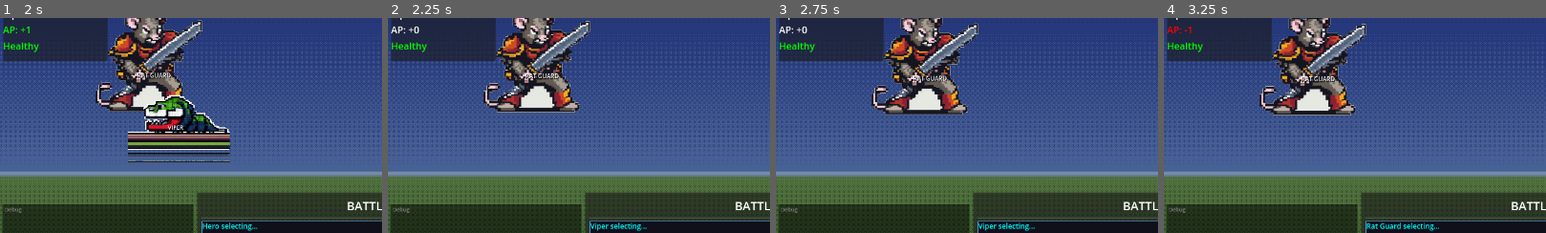
Above: before the commit, frames 1-4 (left to right).
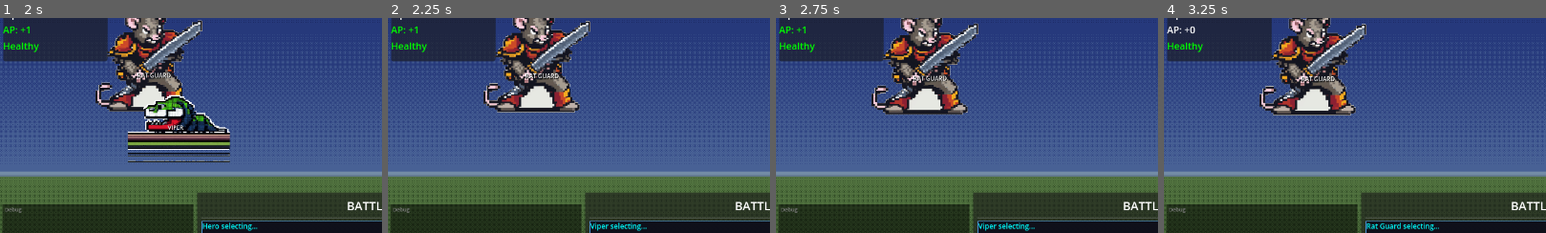
Above: after the commit, the same moments.

Repository: struktured-labs/cowardly-irregular
Game: Godot game, scene res://src/battle/BattleScene.tscn
Same seed, same stepped clock (60 frames per second), same inputs: the game is played once before the commit and once after it. This scene is started directly instead of the project's main scene.
Inputs (mouse positions are % of the whole screen's width and height, from its top left):
- Up to frame 1 (2 s): tap Enter at 0.5 s; move the mouse to (72, 45) at 0.52 s; hold Right (ui_right) 0.53-1.25 s; hold R (battle_advance) 0.53-1.25 s; click (72, 45) at 0.67 s; tap Z (ui_accept) at 0.77, 1.07 s; drag from (30, 55) to (45, 70) at 1.27 s
- Up to frame 2 (2.25 s): move the mouse to (60, 28) at 2.02 s; hold Right (ui_right) from 2.03 s (still down); hold Tab (battle_toggle_auto) from 2.03 s (still down)
- Up to frame 3 (2.75 s): keep holding Right (ui_right); keep holding Tab (battle_toggle_auto)
- Up to frame 4 (3.25 s): release Right (ui_right) at 2.75 s; release Tab (battle_toggle_auto) at 2.75 s; drag from (45, 70) to (20, 35) at 2.77 s
The pictures show only the part of the screen within x 0-50%, y 29-79%; the shares and areas given below are measured in that part.

Frame 1 is identical in both runs. In frame 2, 0.1% of the frame differs, in the area x 0-9%, y 3-8%; in frame 3, 0.1%; in frame 4, 0.1%.

Commit message:
fix: 15 critical battle system bugs — buff expiry, AP cost, damage formula, crashes
Phase 1 critical bug fixes from full battle system audit (73 findings total):

BattleManager:
- Call end_turn() each round so buffs/debuffs/doom actually expire
- Fix advance AP over-spend (N actions cost N-1, not N)
- Add victory check after advance to prevent post-battle execution
- Basic attacks now use get_buffed_stat("attack") — Berserk works
- Physical ability crits use _get_crit_multiplier() instead of hardcoded 2.0x
- Healing now scales with caster's magic stat

Combatant:
- Dead-combatant guard in take_damage() prevents double-kill
- Defense debuffs (Armor Break) now actually reduce damage via get_buffed_stat

BattleScene:
- Ability/item popup menus freed on dismiss (memory leak fix)
- _restart_battle resets _battle_victory flag
- Engine.time_scale reset to 1.0 on _exit_tree

AutobattleSystem:
- setup_complete condition guards active_buffs access (crash fix)
- Legacy ITEM_COUNT guards get_item_count with has_method (crash fix)

BattleEnemySpawner:
- Disconnect hp_changed/died signals before queue_free on respawn

Data:
- Boss resistances: "all" expanded to explicit element list (time_phantom, script_error)
- Meta jobs: added evolution blocks to prevent null access

Co-Authored-By: Claude Opus 4.6 (1M context) <noreply@anthropic.com>

Diff:
--- a/data/jobs.json
+++ b/data/jobs.json
@@ -197,6 +197,9 @@
 			"sprite_type": "tech",
 			"outfit_color": [0.2, 0.5, 0.45],
 			"headgear": "goggles"
+		},
+		"evolution": {
+			"target": null
 		}
 	},
 	"time_mage": {
@@ -234,6 +237,9 @@
 			"sprite_type": "time",
 			"outfit_color": [0.25, 0.2, 0.55],
 			"headgear": "astral_circlet"
+		},
+		"evolution": {
+			"target": null
 		}
 	},
 	"necromancer": {
@@ -269,6 +275,9 @@
 			"sprite_type": "dark_robed",
 			"outfit_color": [0.25, 0.08, 0.18],
 			"headgear": "skull_hood"
+		},
+		"evolution": {
+			"target": null
 		}
 	},
 	"guardian": {
@@ -436,6 +445,9 @@
 			"sprite_type": "tech",
 			"outfit_color": [0.55, 0.2, 0.2],
 			"headgear": "visor"
+		},
+		"evolution": {
+			"target": null
 		}
 	},
 	"skiptrotter": {
@@ -478,6 +490,9 @@
 			"sprite_type": "tech",
 			"outfit_color": [0.5, 0.4, 0.15],
 			"headgear": "cap"
+		},
+		"evolution": {
+			"target": null
 		}
 	},
 	"speculator": {
--- a/data/monsters.json
+++ b/data/monsters.json
@@ -1400,7 +1400,7 @@
 		],
 		"weaknesses": [],
 		"resistances": [
-			"all"
+			"fire", "ice", "lightning", "water", "earth", "wind", "light", "dark", "physical"
 		],
 		"meta_enemy": true,
 		"time_manipulation": true,
@@ -1446,7 +1446,7 @@
 		],
 		"weaknesses": [],
 		"resistances": [
-			"all"
+			"fire", "ice", "lightning", "water", "earth", "wind", "light", "dark", "physical"
 		],
 		"meta_enemy": true,
 		"glitch_enemy": true,
--- a/src/autobattle/AutobattleSystem.gd
+++ b/src/autobattle/AutobattleSystem.gd
@@ -236,7 +236,7 @@
 
 		"setup_complete":
 			# True when combatant has buffs and max AP (ready for one-shot)
-			var has_buffs = combatant.active_buffs.size() > 0
+			var has_buffs = combatant.active_buffs.size() > 0 if "active_buffs" in combatant else false
 			var max_ap = combatant.current_ap >= 4
 			return has_buffs and max_ap
 
@@ -911,7 +911,7 @@
 
 		ConditionType.ITEM_COUNT:
 			var item_id = condition.get("item_id", "")
-			var count = combatant.get_item_count(item_id)
+			var count = combatant.get_item_count(item_id) if combatant.has_method("get_item_count") else 0
 			return _compare(count, compare_op, value)
 
 		ConditionType.ALWAYS:
--- a/src/battle/BattleEnemySpawner.gd
+++ b/src/battle/BattleEnemySpawner.gd
@@ -125,6 +125,13 @@
 	# Clear any existing enemies
 	for enemy in _scene.test_enemies:
 		if is_instance_valid(enemy):
+			# Disconnect known signals before freeing to prevent dangling connections
+			if enemy.hp_changed.get_connections().size() > 0:
+				for conn in enemy.hp_changed.get_connections():
+					enemy.hp_changed.disconnect(conn.callable)
+			if enemy.died.get_connections().size() > 0:
+				for conn in enemy.died.get_connections():
+					enemy.died.disconnect(conn.callable)
 			enemy.queue_free()
 	_scene.test_enemies.clear()
 
--- a/src/battle/BattleManager.gd
+++ b/src/battle/BattleManager.gd
@@ -312,9 +312,10 @@
 	pending_actions.clear()
 	execution_order.clear()
 
-	# Reset combatants for new round
+	# Reset combatants for new round and tick buff/debuff durations
 	for combatant in all_combatants:
 		if combatant.is_alive:
+			combatant.end_turn()
 			combatant.reset_for_new_round()
 
 	# Apply corruption effects from enemies that carry them
@@ -1217,9 +1218,10 @@
 	if actions.is_empty():
 		return
 
-	# Note: Each action costs 1 AP during execution
-	# The first action would normally cost 1 AP anyway (canceling natural gain)
-	# Additional actions go into AP debt
+	# Note: Each action costs 1 AP during execution.
+	# Grant +1 AP upfront to represent the natural turn gain — this offsets the cost
+	# of the first sub-action so only truly extra actions (2nd, 3rd, 4th) go into debt.
+	combatant.gain_ap(1)
 	print("%s advances with %d actions!" % [combatant.combatant_name, actions.size()])
 
 	# Execute all actions in sequence (each will spend 1 AP)
@@ -1255,6 +1257,8 @@
 		await get_tree().create_timer(0.5).timeout
 	if not is_instance_valid(self):
 		return
+	if _check_victory_conditions():
+		return
 	_execute_next_action()
 
 
@@ -1321,7 +1325,7 @@
 		print("%s attacks %s... MISS!" % [attacker.combatant_name, actual_target.combatant_name])
 		return
 
-	var base_damage = attacker.attack
+	var base_damage = attacker.get_buffed_stat("attack", attacker.attack)
 	var vrange = volatility.get_variance_range(attacker) if volatility else Vector2(0.85, 1.15)
 	var variance = randf_range(vrange.x, vrange.y)
 	var damage = int(base_damage * variance)
@@ -1448,7 +1452,7 @@
 		var is_crit = false
 
 		if randf() < crit_chance:
-			damage = int(damage * 2.0)
+			damage = int(damage * _get_crit_multiplier(caster))
 			is_crit = true
 			print("Critical hit!")
 
@@ -1579,6 +1583,7 @@
 	var heal_amount = ability.get("heal_amount", 0)
 	var multiplier = GameState.get_constant("healing_multiplier")
 	heal_amount = int(heal_amount * multiplier)
+	heal_amount = int(heal_amount * (1.0 + caster.get_buffed_stat("magic", caster.magic) / 20.0))
 
 	for target in targets:
 		if not target or not is_instance_valid(target) or not target.is_alive:
--- a/src/battle/BattleScene.gd
+++ b/src/battle/BattleScene.gd
@@ -288,6 +288,9 @@
 		BattleManager.autobattle_victory.disconnect(_on_autobattle_victory)
 	if BattleManager.group_attack_executing.is_connected(_on_group_attack_executing):
 		BattleManager.group_attack_executing.disconnect(_on_group_attack_executing)
+
+	# Reset engine time scale in case battle speed was altered
+	Engine.time_scale = 1.0
 
 	# Cleanup popup menu if open
 	_cleanup_popup()
@@ -1079,11 +1082,16 @@
 			popup.set_item_disabled(i, true)
 
 	popup.id_pressed.connect(_on_ability_selected.bind(ability_ids))
+	popup.close_requested.connect(popup.queue_free)
 	popup.popup_centered()
 
 
 func _on_ability_selected(idx: int, ability_ids: Array) -> void:
 	"""Handle ability selection from menu"""
+	var popup = get_node_or_null("AbilityMenu")
+	if popup and is_instance_valid(popup):
+		popup.queue_free()
+
 	if idx < 0 or idx >= ability_ids.size():
 		return
 
@@ -1208,6 +1216,7 @@
 		return
 
 	popup.id_pressed.connect(_on_item_selected.bind(item_ids))
+	popup.close_requested.connect(popup.queue_free)
 	popup.popup_centered()
 
 
@@ -1649,6 +1658,9 @@
 
 func _restart_battle() -> void:
 	"""Restart the battle"""
+	_battle_ended = false
+	_battle_victory = false
+
 	# Stop any playing music (will restart when battle starts)
 	SoundManager.stop_music()
 
--- a/src/battle/Combatant.gd
+++ b/src/battle/Combatant.gd
@@ -153,9 +153,11 @@
 ## Combat actions
 func take_damage(amount: int, is_magical: bool = false) -> int:
 	"""Apply damage considering defense/magic defense and defending state"""
+	if not is_alive:
+		return 0
 	# Use attack^2 / (attack + defense) formula for smoother scaling
 	# Defense reduces damage but never makes it negligible
-	var def_value = defense if not is_magical else int(defense * 0.5)
+	var def_value = get_buffed_stat("defense", defense) if not is_magical else int(get_buffed_stat("defense", defense) * 0.5)
 	var actual_damage = int((amount * amount) / float(amount + def_value))
 	actual_damage = max(1, actual_damage)  # Always at least 1 damage
 
